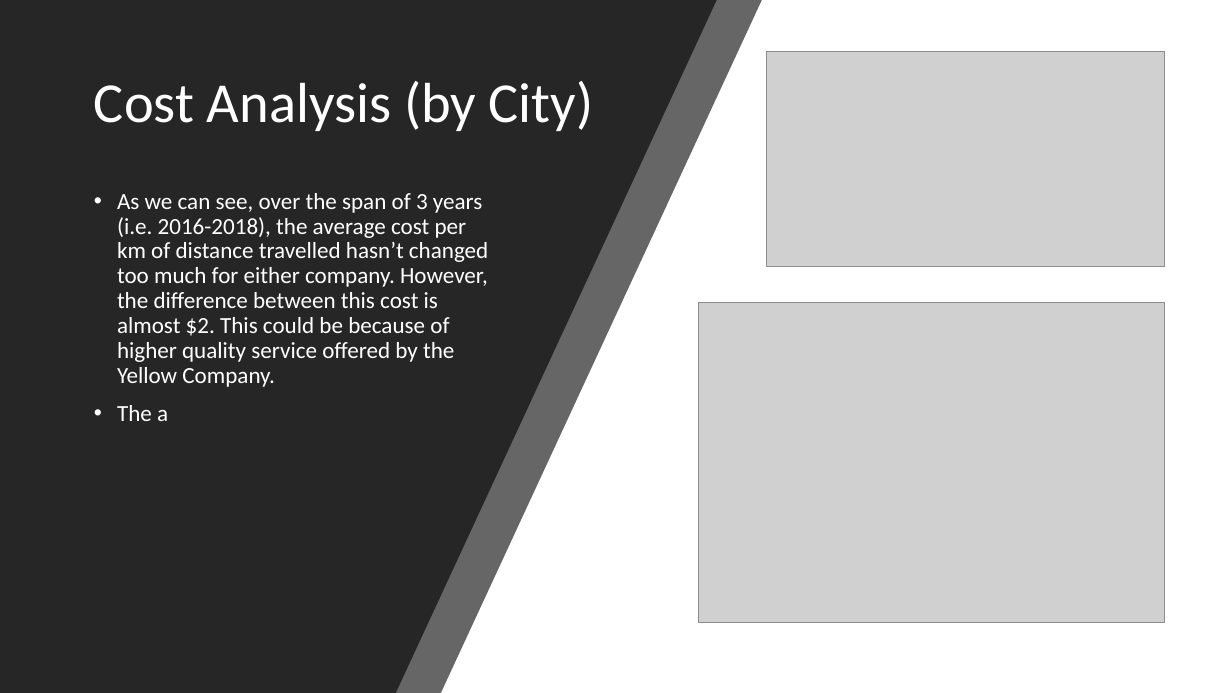
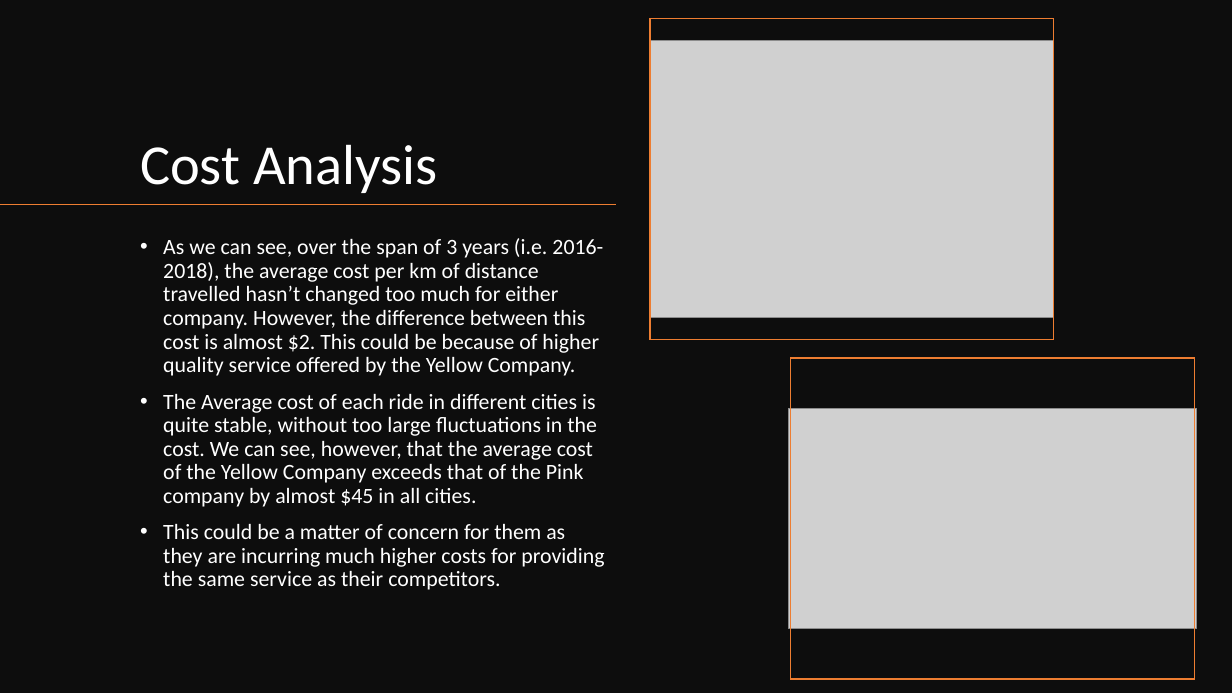
Before and after one commit to udbhavbalaji/G2M-Cab-Investment, a slide deck: slide 8 of G2M-Case Study.pptx (slide 7 before the commit). Drawn at 1232x693 pixels with LibreOffice and Linux fonts; fonts in the diff are those of the drawing; grey boxes stand for pictures. Boxes give left, top, right and bottom in pixels: in the first picture for what was removed or moved away, otherwise in the second. Text is boxed around its words. In the diff, an @@ line names an element or a change of style, - is before the commit and + after.

```diff
--- a/G2M-Case Study.pptx
+++ b/G2M-Case Study.pptx
@@ background #000000 to #FFFFFF @@
@@ rectangle at [0, 0, 1232, 693]: fill #FFFFFF to #0D0D0D @@
@@ freeform shape removed at [0, 0, 762, 693] @@
@@ freeform shape removed at [0, 0, 717, 693] @@
@@ rectangle added at [650, 18, 1054, 339], outline #ED7D31 1 pt @@
@@ picture: place and size @@
-picture at [698, 302, 1164, 623]
+picture at [650, 41, 1054, 318]
@@ title "Cost Analysis" at [140, 144, 437, 193]: vertical alignment middle to bottom @@
@@ title at [140, 144, 437, 193]: text changed @@
-Cost Analysis (by City)
+Cost Analysis
@@ line added from (616, 205) to (0, 205), #ED7D31 1 pt @@
@@ text "As we can see, over ...": place and size @@
-text "As we can see, over ..." at [117, 193, 488, 421]
+text "As we can see, over ..." at [163, 238, 604, 590]
@@ text at [163, 238, 603, 376]: size 18 to 17 pt in "As we can see, over the span ..." @@
@@ rectangle added at [791, 358, 1195, 678], outline #ED7D31 1 pt @@
@@ text at [163, 394, 604, 590]: text changed; size 18 to 17 pt @@
-• The a
+• The Average cost of each ride in different cities is quite stable, without too large fluctuations in the cost. We can see, however, that the average cost of the Yellow Company exceeds that of the Pink company by almost $45 in all cities.
+• This could be a matter of concern for them as they are incurring much higher costs for providing the same service as their competitors.
@@ picture: place and size @@
-picture at [766, 52, 1164, 266]
+picture at [788, 409, 1197, 629]
```
Also in this commit, not shown: 3 other slides changed, 10 slides added, 1 slide removed, 2 other files.
